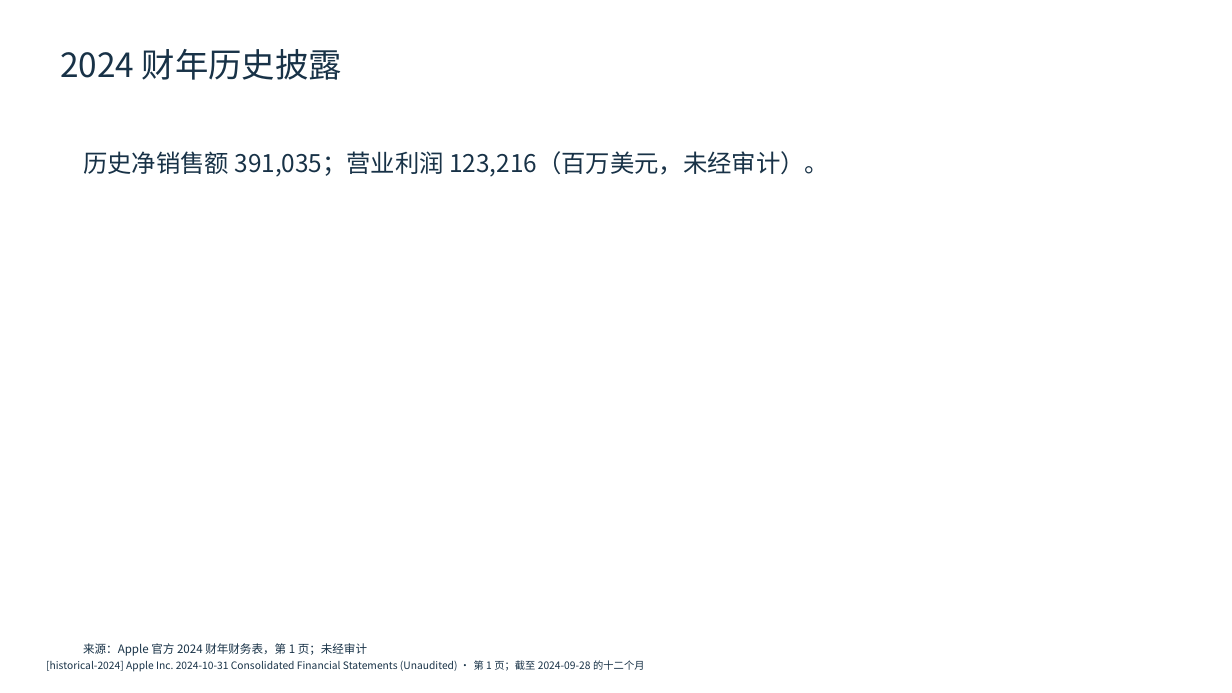
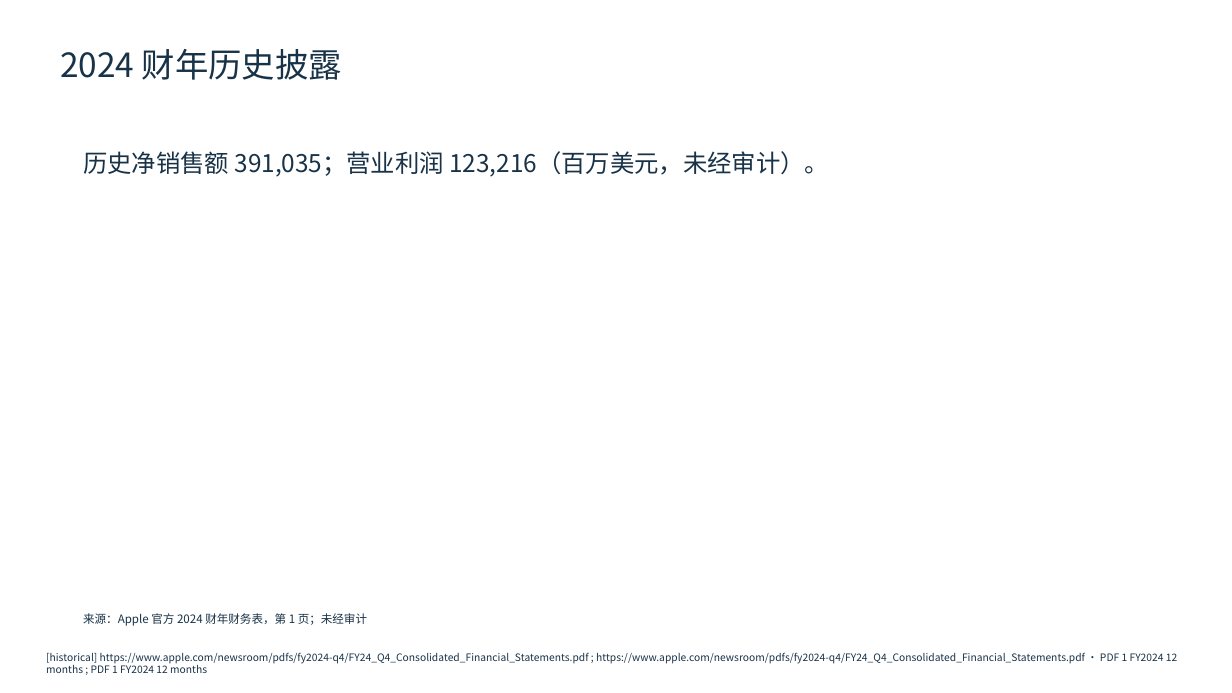
Before and after one commit to AtomInnoLab/WisWork, a slide deck: slide 3 of docs/product/ppt-benchmark-materials/PPT-P0-09/p0-09-reference.pptx. Drawn at 1232x693 pixels with LibreOffice and Linux fonts; fonts in the diff are those of the drawing. Boxes give left, top, right and bottom in pixels: in the first picture for what was removed or moved away, otherwise in the second. Text is boxed around its words. In the diff, an @@ line names an element or a change of style, - is before the commit and + after.

```diff
--- a/docs/product/ppt-benchmark-materials/PPT-P0-09/p0-09-reference.pptx
+++ b/docs/product/ppt-benchmark-materials/PPT-P0-09/p0-09-reference.pptx
@@ text "来源：Apple 官方 2024 财年财务表，第 1 ..." moved from (x1=83, y1=643, x2=367, y2=656) to (x1=83, y1=613, x2=367, y2=626) @@
@@ text at (x1=46, y1=652, x2=1177, y2=673): text changed @@
-[historical-2024] Apple Inc. 2024-10-31 Consolidated Financial Statements (Unaudited) · 第 1 页；截至 2024-09-28 的十二个月
+[historical] https://www.apple.com/newsroom/pdfs/fy2024-q4/FY24_Q4_Consolidated_Financial_Statements.pdf ; https://www.apple.com/newsroom/pdfs/fy2024-q4/FY24_Q4_Consolidated_Financial_Statements.pdf · PDF 1 FY2024 12 months ; PDF 1 FY2024 12 months
@@ text "[historical] https://www.apple.com/newsroom/pdfs/fy2024-q4/F ..." at (x1=46, y1=652, x2=1177, y2=673): vertical alignment middle to top @@
```
Also in this commit, not shown: 7 other slides changed, 7 other files.
